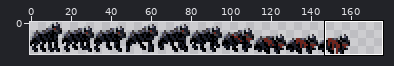
Two versions of one sprite sheet, overworld/src/assets/sprites/enemy_sprites/wolfen/wolfen_right.png. The picture above shows the old version from afar; the outline marks the close-up.
Close-up. First the earlier version:
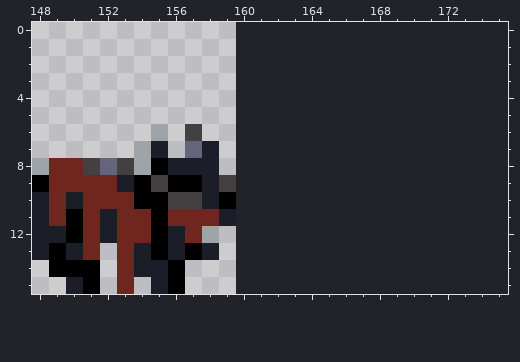
The file is 640x64 pixels, drawn in blocks of 4x4; one block is one cell here. Shown: x 148..175, y 0..15. The old version is drawn lined up with the new one, on the new canvas.
Now the later version:
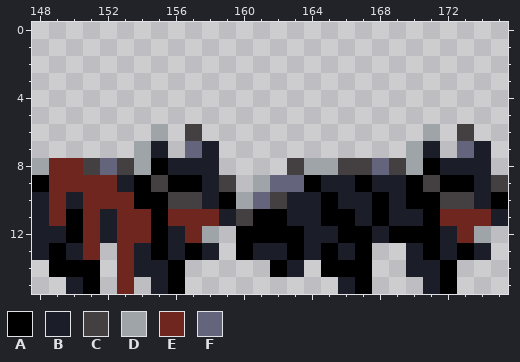
Palette (. is transparent): A #000000  B #1b1e29  C #443f41  D #9ea4a7  E #6f261e  F #64647c
Diff:
canvas 160x16 -> 176x16
Changed rows in their new state; - is an unchanged pixel.
first column x 160:
 6 -----------D-C--
 7 ----------DB-FB-
 8 ---CDDCCFCDABBB-
 9 -DFFABBABBACAABC
10 DFCBBABBABAACCBA
11 CAABBAABABBAEEEB
12 AAAABBAABAAABED-
13 ABBABABA--BABAB-
14 --AB-AAA--BBA---
15 ------BA---BA---
Changed places in both close-ups, as pixel boxes (x1, y1, x2, y2):
added: (236, 124, 508, 294)
